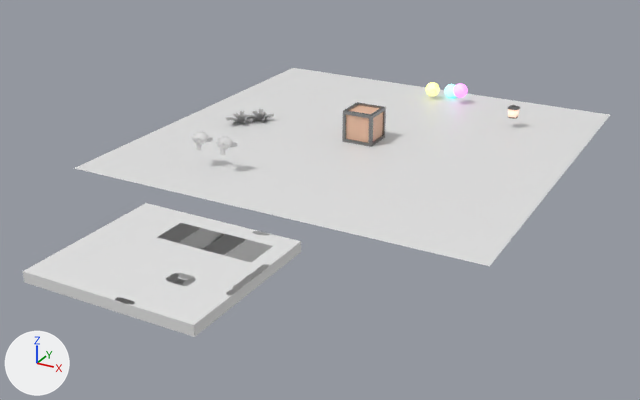
What one commit did to the FBX model ressources/box.fbx.
Both versions are drawn from a camera (50 mm lens) standing at (45.9, -95.0, 35.8) and looking at (1.3, -13.8, -4.8). Arrows for +X, +Y and +Z are at lower left; the lights stay in place. Where no turn or scale is listed for an object, it has been applied to the vertices.
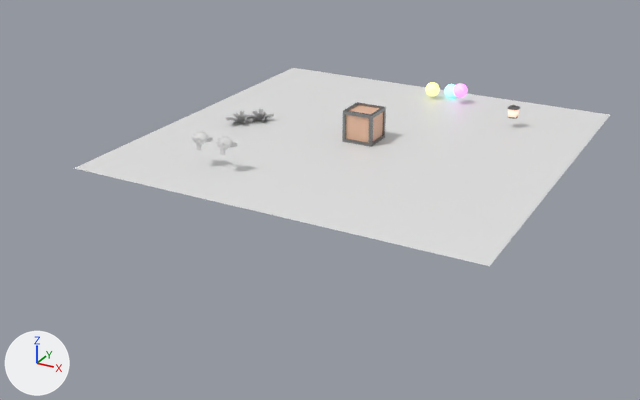
Location of each change, (x1, y1, x2, y2) in pixels of the pictures (640 x 400 px):
'Plane.001', deleted
    before: (23, 203, 301, 337)

Patch to the scene script:
```diff
--- a/ressources/box.fbx.py
+++ b/ressources/box.fbx.py
@@ ob_plane_001 @@
-ob_plane_001 = bpy.data.objects.new('Plane.001', me_plane_003)
-ob_plane_001.location = (1.05, -41.04, -0.7)
```
